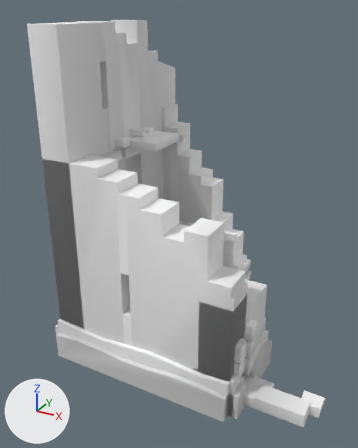
An edit to the glTF model assets/architecture/watchtower/SM_Watchtower_Ruin.glb, drawn before and after from the same camera.
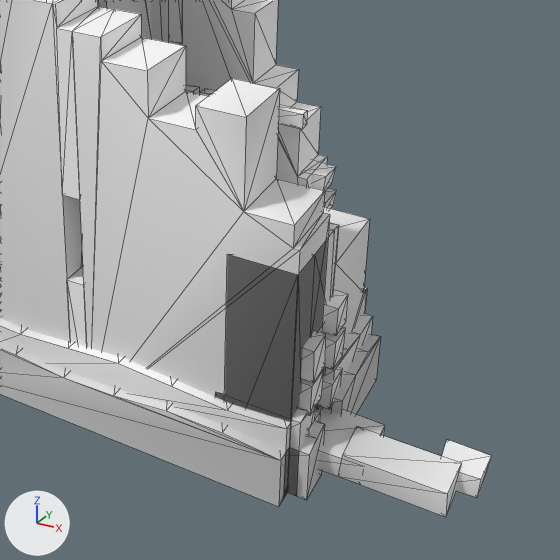
Old and new are each drawn whole from a camera (50 mm lens) standing at (6.1, -11.45, 9.31) and looking at (0.17, -0.68, 3.93) and again close up on the part from 25% to 100% of the width and 40% to 100% of the height. Lighting does not change. The marker at lower left points along +X, +Y and +Z. The older version's two pictures come first. The close-ups show mesh edges as thin lines. Vertices at exactly the same position are counted once.

Script lines for the objects in view, before the commit:
```python
me_sm_watchtower_shell = bpy.data.meshes.new('SM_Watchtower_Shell')
me_sm_watchtower_shell.from_pydata(...)  # 1049 vertices, 1744 faces; spans x -2.88..4.68, y -2.88..2.88, z 0.0..8.96
# faces by material slot: [1558, 48, 138]
me_sm_watchtower_shell.materials.append(mat_mat_tower_stone)
me_sm_watchtower_shell.materials.append(mat_mat_tower_wood)
me_sm_watchtower_shell.materials.append(mat_mat_tower_stoneinner)
ob_sm_watchtower_shell = bpy.data.objects.new('SM_Watchtower_Shell', me_sm_watchtower_shell)
ob_sm_watchtower_shell.location = (0.0, 0.0, 0.0)
```
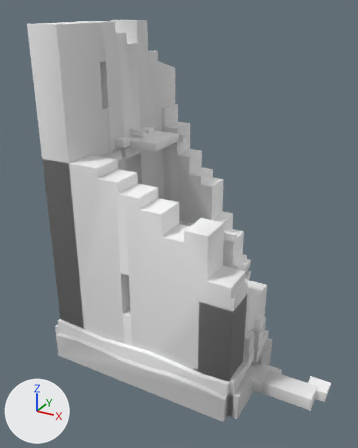
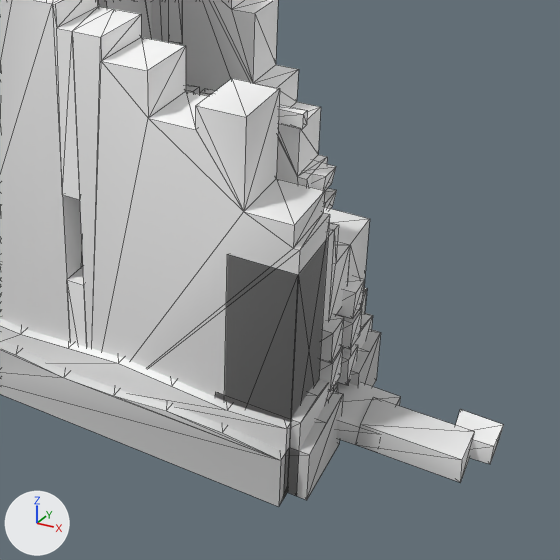
Edits to the bpy script that builds the scene:
```text
Change me_sm_watchtower_shell:
    used by ob_sm_watchtower_shell; location = (0.0, 0.0, 0.0)
    remove me_sm_watchtower_shell.from_pydata(...)  # 1049 vertices, 1744 faces; spans x -2.88..4.68, y -2.88..2.88, z 0.0..8.96
    add me_sm_watchtower_shell.from_pydata(...)  # 1045 vertices, 1736 faces; spans x -2.88..4.68, y -2.88..2.88, z 0.0..8.96
    me_sm_watchtower_shell part 1: the loose piece of 8 vertices spanning x 2.37..2.77, y -2.39..-2.03, z 1.02..1.46 is scaled about its middle by (0.996, 0.941, 0.928), then moved by (0.0, 1.26, -0.49)
    me_sm_watchtower_shell part 2: the loose piece of 8 vertices spanning x 2.36..2.79, y -1.71..-1.38, z 1.21..1.63 is scaled about its middle by (1.01, 1.06, 1.06), then moved by (0.0, -0.05, -0.27)
    me_sm_watchtower_shell part 3: the loose piece of 8 vertices spanning x 2.36..2.78, y -1.7..-1.38, z 1.7..2.1 is moved by (0.0, 0.59, -0.59)
    me_sm_watchtower_shell part 4: the loose piece of 8 vertices spanning x 3.12..4.42, y -2.29..-1.75, z 0.19..0.54 is scaled about its middle by (0.306, 0.63, 1.28), then moved by (-1.2, 0.42, 1.21)
    me_sm_watchtower_shell part 5: the loose piece of 8 vertices spanning x 2.36..2.78, y -1.7..-1.38, z 1.7..2.1 is copied, and the copy is moved by (0.0, 0.6, -0.14); it spans x 2.36..2.79, y -1.11..-0.78, z 1.56..1.96
    me_sm_watchtower_shell part 6: the loose piece of 8 vertices spanning x 2.29..3.42, y -2.3..-1.47, z 0.18..0.48 is moved by (0.0, 0.6, 0.0)
    me_sm_watchtower_shell part 7: the loose piece of 8 vertices spanning x 3.12..4.42, y -2.29..-1.75, z 0.19..0.54 is copied, and the copy is moved by (0.0, 0.6, 0.0); it spans x 3.12..4.42, y -1.69..-1.15, z 0.19..0.54
    me_sm_watchtower_shell part 8: the loose piece of 8 vertices spanning x 4.15..4.68, y -1.86..-1.41, z 0.21..0.5 is moved by (0.0, 0.6, 0.0)
    me_sm_watchtower_shell part 9: the loose piece of 8 vertices spanning x 2.36..2.78, y -2.39..-2.03, z 0.39..0.83 is deleted
    me_sm_watchtower_shell part 10: the loose piece of 8 vertices spanning x 2.36..2.79, y -2.38..-2.03, z 1.5..1.94 is deleted
    me_sm_watchtower_shell part 11: the loose piece of 8 vertices spanning x 2.36..2.78, y -1.71..-1.38, z 0.6..1.0 is deleted
    me_sm_watchtower_shell part 12
    29 vertices are removed from x 1.52..2.88, y -2.17..-0.17, z 0.0..3.05
    102 faces are deleted
    4 vertices in x 1.52..2.88, y -2.4, z 0.75..1.1 move by (0.0, 0.3, 0.0)
    3 vertices move from x 1.52..2.74, y -0.64..-0.17, z 0.79..1.02 to x 1.52..2.74, y -0.98..-0.17, z 0.69..1.02
    27 vertices are added at x 1.52..2.88, y -1.79..-0.17, z 0.35..2.52
    6 new vertices lie (0.0, -0.81, 0.0) away from vertices in x 1.52..2.88, y -0.17, z 0.0
    84 new faces join them, mat_mat_tower_stone
    22 new faces join them, mat_mat_tower_stoneinner
    me_sm_watchtower_shell part 13: 4 kept faces spanning x 1.52..2.88, y -2.62..-0.17, z 0.0..1.1 get new vertex colours; the middle colour goes from light grey #dbdbdb to light grey #dcdcdc
```

What differs and where, as boxes (x1, y1, x2, y2) in the close-ups (560 x 560 px; the box of a moved part takes in the faces that stretch with it):
'SM_Watchtower_Shell', reshaped: before (0, 0, 491, 517); after (0, 0, 503, 506)
part 1 of me_sm_watchtower_shell, moved or reshaped: before (299, 368, 324, 415); after (337, 345, 358, 385)
part 2 of me_sm_watchtower_shell, moved or reshaped: before (322, 327, 346, 369); after (319, 347, 343, 391)
part 3 of me_sm_watchtower_shell, moved or reshaped: before (322, 291, 348, 336); after (337, 309, 362, 349)
part 4 of me_sm_watchtower_shell, moved or reshaped: before (338, 427, 462, 517); after (320, 314, 344, 363)
part 5 of me_sm_watchtower_shell, added: after (337, 276, 365, 318)
part 6 of me_sm_watchtower_shell, moved or reshaped: before (319, 408, 385, 476); after (336, 382, 401, 445)
part 7 of me_sm_watchtower_shell, added: after (356, 397, 475, 483)
part 8 of me_sm_watchtower_shell, moved or reshaped: before (442, 439, 491, 498); after (456, 409, 503, 464)
part 9 of me_sm_watchtower_shell, deleted (mostly hidden): before (308, 409, 321, 434)
part 10 of me_sm_watchtower_shell, deleted: before (301, 331, 326, 383)
part 11 of me_sm_watchtower_shell, deleted: before (319, 368, 343, 409)
part 12 of me_sm_watchtower_shell, moved or reshaped: before (291, 207, 380, 499); after (291, 207, 381, 499)
part 13 of me_sm_watchtower_shell, recoloured: before (298, 408, 315, 438); after (307, 393, 327, 423)
